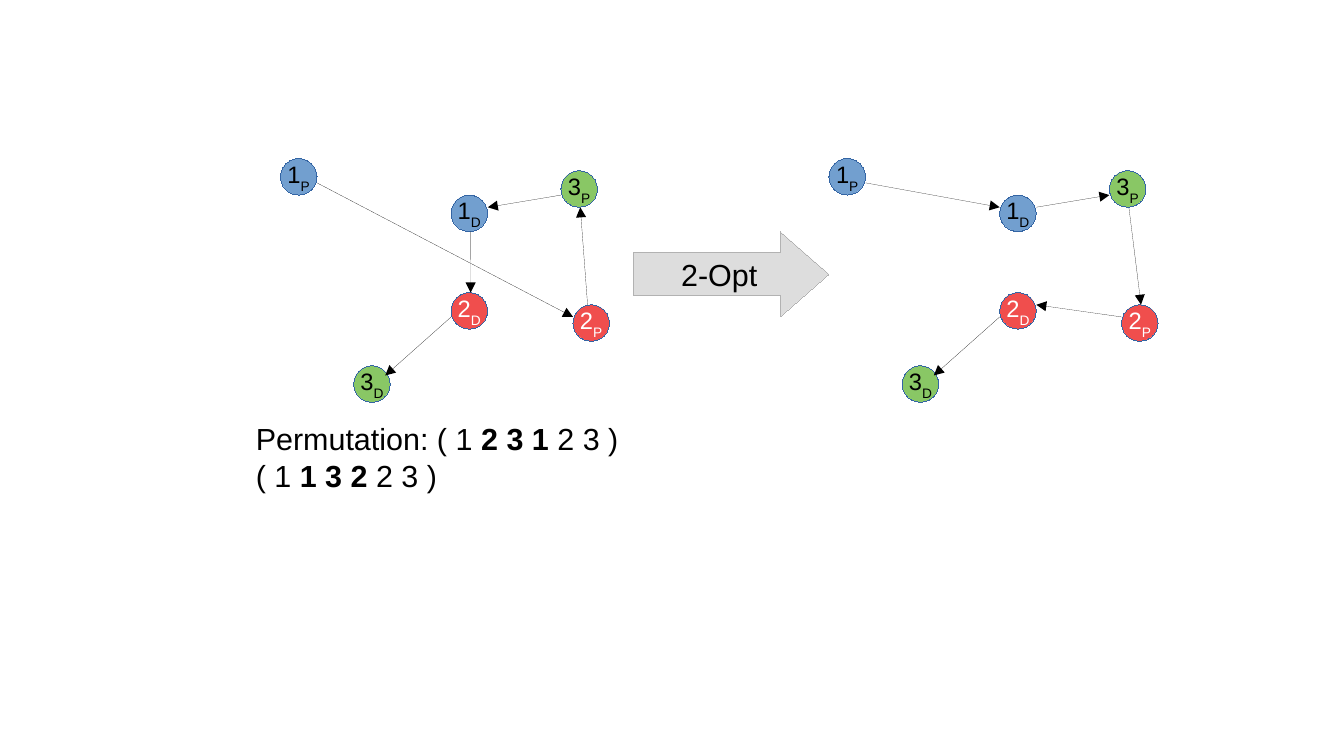
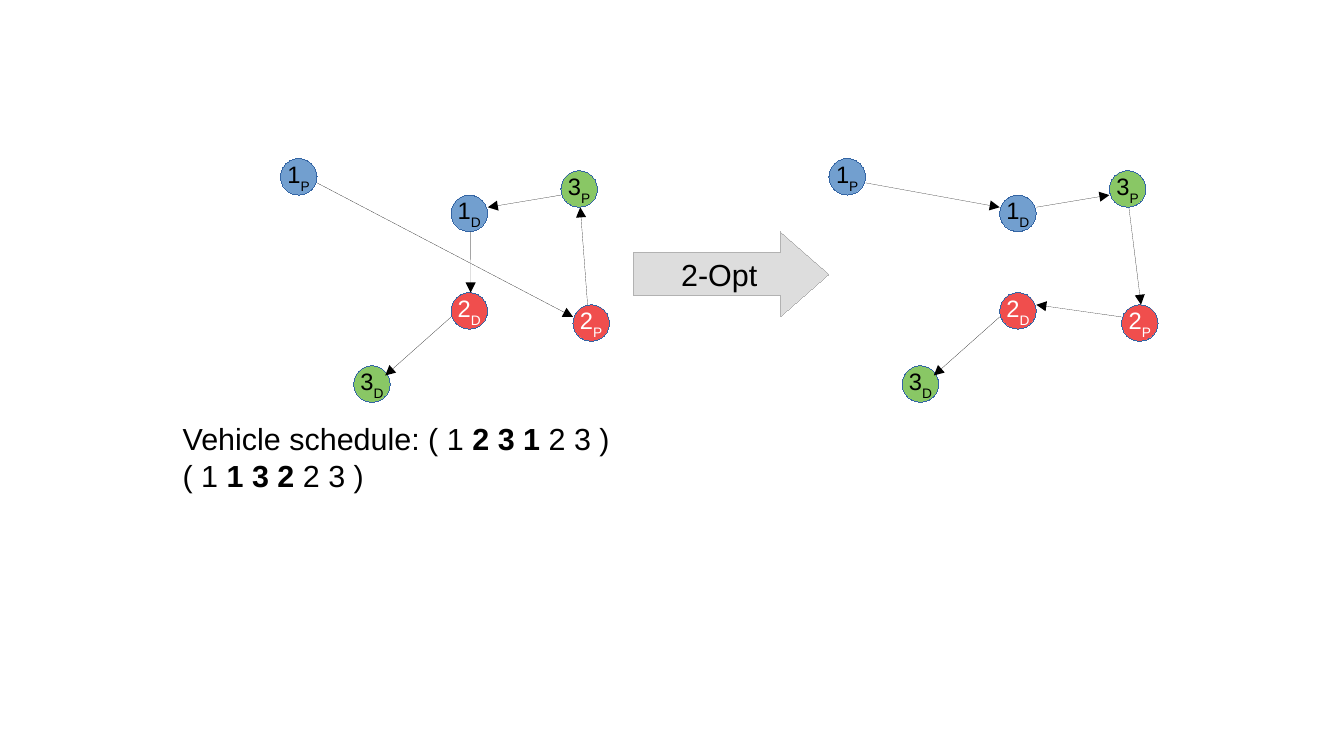
Before and after one commit to prebujo/INF319, a slide deck: slide 3 of presentation/Operators_illustrations.odp. Drawn at 1344x756 pixels with LibreOffice and Linux fonts; fonts in the diff are those of the drawing. Boxes give left, top, right and bottom in pixels: in the first picture for what was removed or moved away, otherwise in the second. Text is boxed around its words. In the diff, an @@ line names an element or a change of style, - is before the commit and + after.

```diff
--- a/presentation/Operators_illustrations.odp
+++ b/presentation/Operators_illustrations.odp
@@ text at (x1=183, y1=428, x2=591, y2=488): text changed @@
-Permutation: ( 1 2 3 1 2 3 ) ( 1 1 3 2 2 3 )
+Vehicle schedule: ( 1 2 3 1 2 3 ) ( 1 1 3 2 2 3 )
```
Also in this commit, not shown: 4 other slides changed, 1 slide added, 15 other files.
